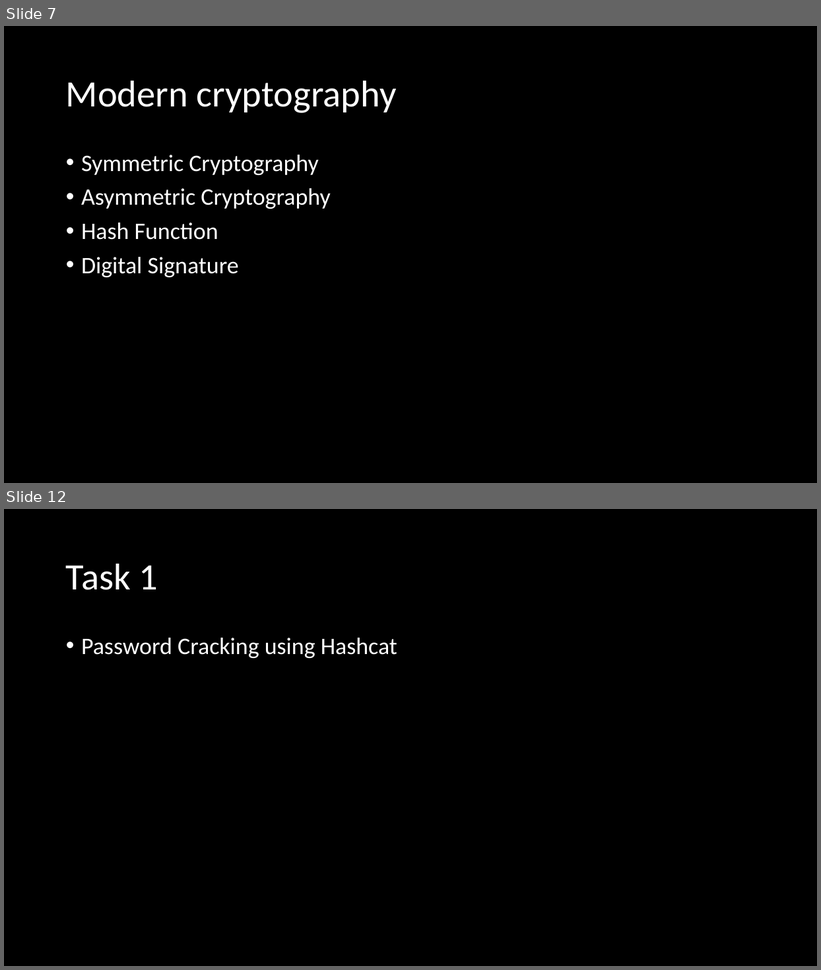
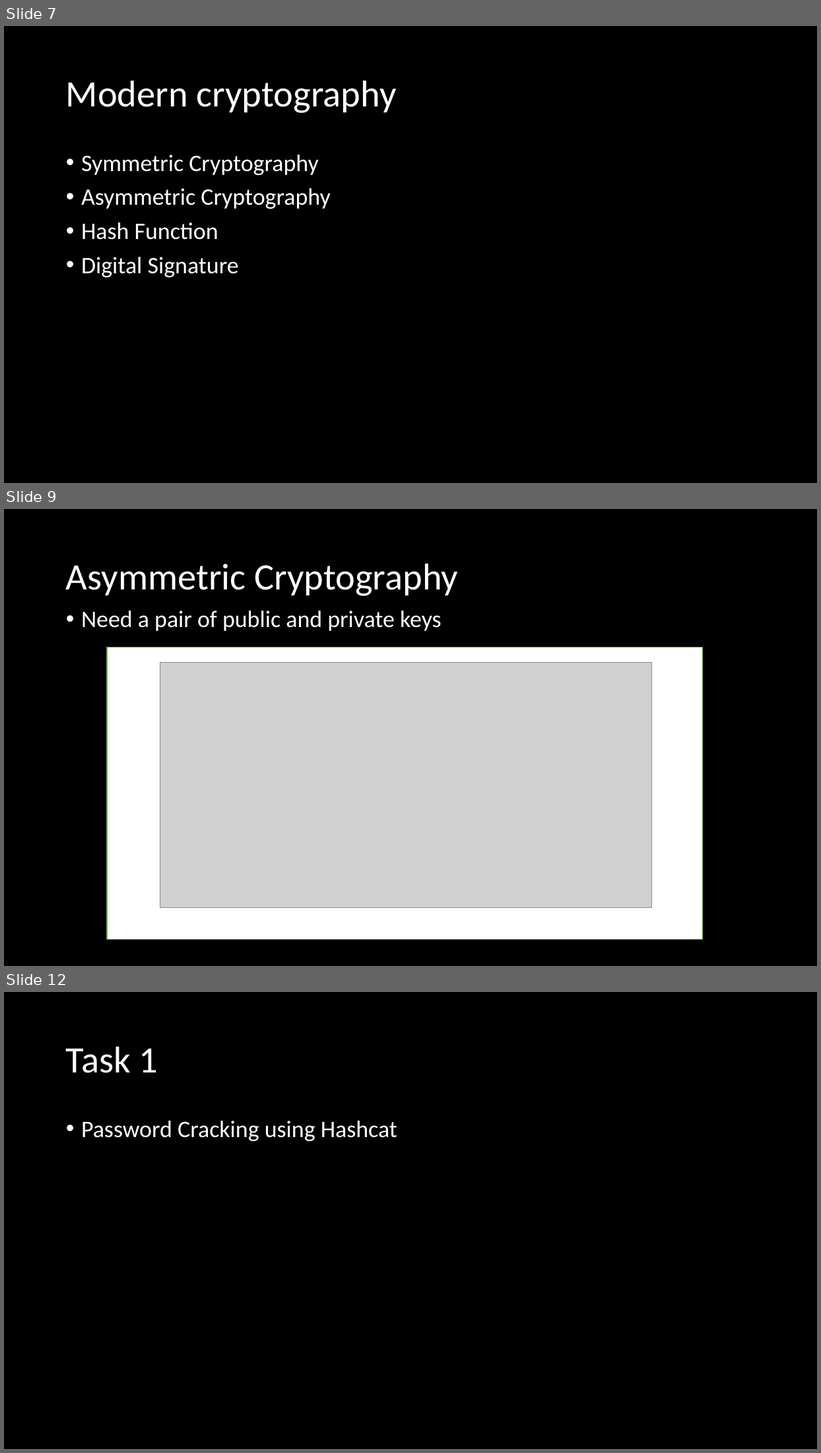
Before and after one commit to umisc/workshops, a slide deck: Workshop_6/workshop_6.pptx. Shown one above the other, each under a label of ours: slides 7 and 12 before the commit, slides 7, 9 and 12 after it; the slides between them are not shown. The pictures are 821x970 and 821x1453 pixels, drawn with LibreOffice and Linux fonts; fonts in the diff are those of the drawing; grey boxes stand for pictures. Boxes give left, top, right and bottom in pixels: in the first picture for what was removed or moved away, otherwise in the second. Text is boxed around its words. In the diff, an @@ line names an element or a change of style, - is before the commit and + after.

```diff
--- a/Workshop_6/workshop_6.pptx
+++ b/Workshop_6/workshop_6.pptx
@@ slide 9 added at [4,509,817,966], background #000000 @@
@@ title added at [66,563,458,596], 44 pt, text #FFFFFF @@
+Asymmetric Cryptography
@@ text added at [81,611,442,631], 28 pt, text #FFFFFF @@
+• Need a pair of public and private keys
@@ rectangle added at [107,648,703,940], fill #FFFFFF, outline #70AD47 1 pt @@
@@ picture added at [160,663,652,908] @@
```
Also in this commit, not shown: 3 slides changed, 1 other slide added, 3 slides removed.
